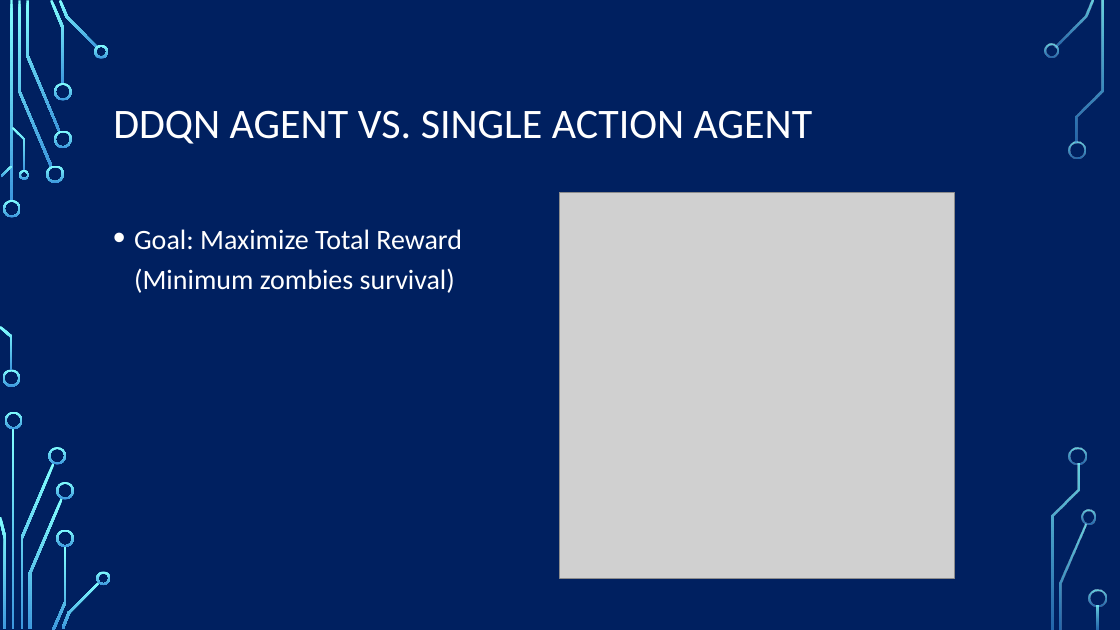
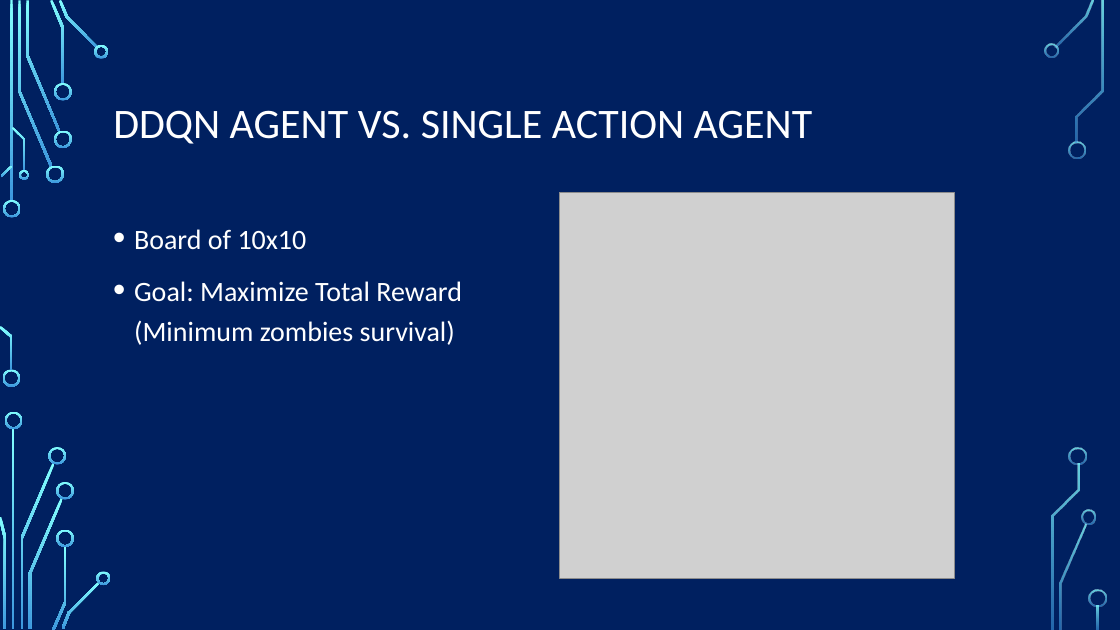
Before and after one commit to EliavSh/FinalProjectRL, a slide deck: slide 28 of docs/Semi Final Results.pptx. Drawn at 1120x630 pixels with LibreOffice and Linux fonts; fonts in the diff are those of the drawing; grey boxes stand for pictures; background and template pictures are left out. Boxes give left, top, right and bottom in pixels: in the first picture for what was removed or moved away, otherwise in the second. Text is boxed around its words. In the diff, an @@ line names an element or a change of style, - is before the commit and + after.

```diff
--- a/docs/Semi Final Results.pptx
+++ b/docs/Semi Final Results.pptx
@@ text at [134, 229, 307, 250]: paragraph added @@
+• Board of 10x10
```
Also in this commit, not shown: 4 other slides changed, 4 other files.
